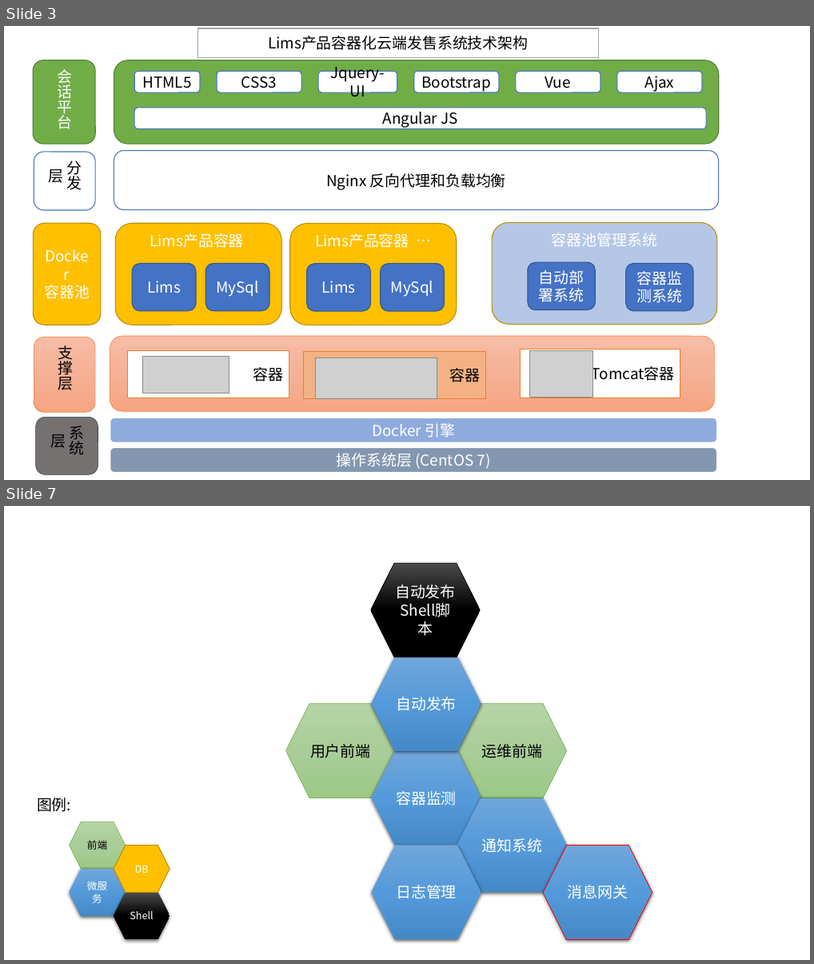
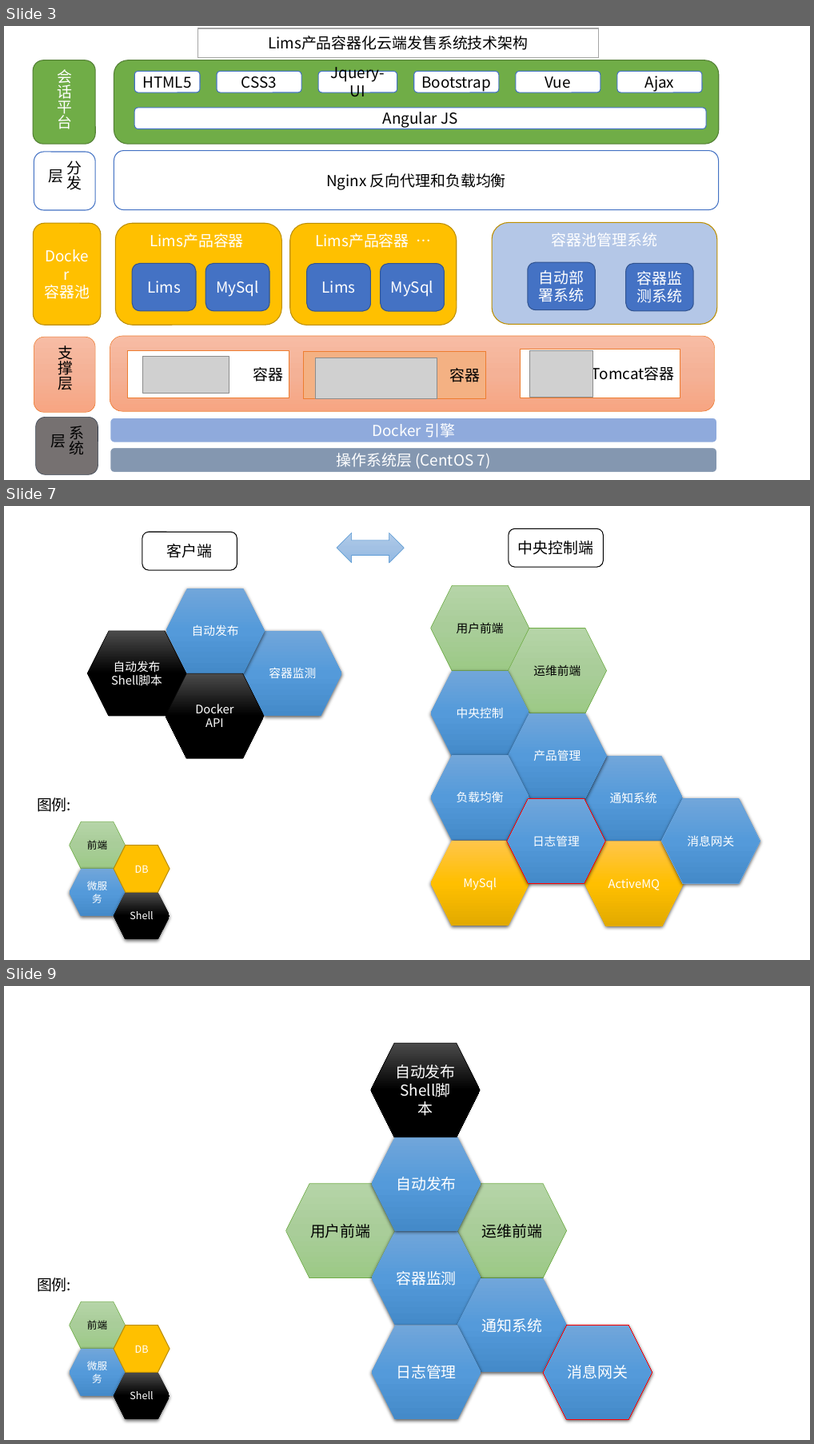
Before and after one commit to qijunbo/dockercloud, a slide deck: Lims系统架构.pptx. Shown one above the other, each under a label of ours: slides 3 and 7 before the commit, slides 3, 7 and 9 after it; the slides between them are not shown. The pictures are 814x964 and 814x1444 pixels, drawn with LibreOffice and Linux fonts; fonts in the diff are those of the drawing; grey boxes stand for pictures. Boxes give left, top, right and bottom in pixels: in the first picture for what was removed or moved away, otherwise in the second. Text is boxed around its words. In the diff, an @@ line names an element or a change of style, - is before the commit and + after.

```diff
--- a/Lims系统架构.pptx
+++ b/Lims系统架构.pptx
@@ slide 7 added at (4, 506, 810, 960), background #FFFFFF @@
@@ group added at (37, 528, 761, 939): 18 hexagons, 2 rounded rectangles, 1 text, 1 left right arrow @@
+前端
+微服务
+Shell
+图例:
+DB
+容器监测
+自动发布
+自动发布
+Shell脚本
+Docker
+API
+用户前端
+运维前端
+通知系统
+中央控制
+产品管理
+负载均衡
+MySql
+ActiveMQ
+消息网关
+日志管理
+客户端
+中央控制端
@@ what was slide 7 is now slide 9 @@
```
Also in this commit, not shown: 4 slides changed, 1 other slide added.
